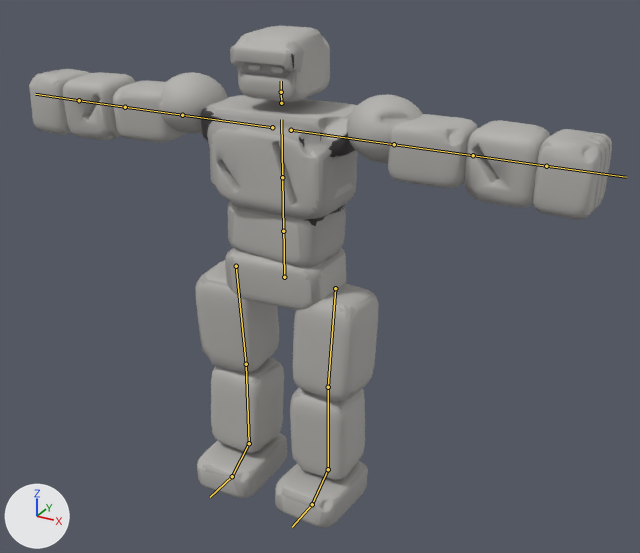
The FBX model Assets/Resources/Bodies/Golem.fbx as it was, and as the next commit left it.
Rendered twice from a camera (50 mm lens) standing at (0.841, -1.384, 1.192) and looking at (0.081, -0.001, 0.501). The lights are fixed; the arrows at lower left show +X, +Y and +Z. The picture after the commit comes second. The bones that bend it are drawn over the model as lines.

In view in the first picture: 'GolemMesh'.
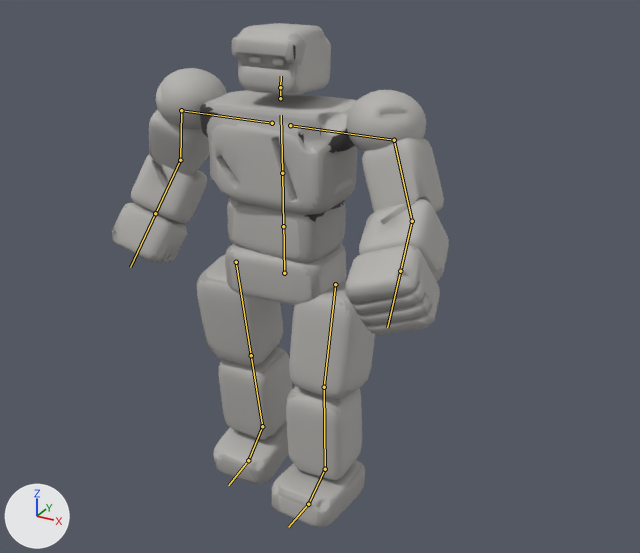
The newer file adds an action. The first version stands in its rest pose; the second is drawn at frame 6 of the action 'Golem|Challenge'.

What differs and where, as boxes [x1, y1, x2, y2] in the pictures (640 x 553 px):
'GolemMesh', posed (42% narrower)
    before: [29, 26, 612, 528]
    after: [112, 23, 449, 528]
bone 'Hips', root to tip
    before: (284, 277) to (283, 225)
    after: (284, 273) to (283, 221)
bone 'Neck', root to tip
    before: (281, 103) to (281, 92)
    after: (280, 98) to (280, 87)
bone 'Head', root to tip
    before: (281, 92) to (281, 81)
    after: (280, 87) to (281, 76)
bone 'LeftUpperArm', root to tip
    before: (394, 144) to (473, 155)
    after: (394, 140) to (412, 221)
bone 'LeftLowerArm', root to tip
    before: (473, 155) to (546, 166)
    after: (412, 221) to (400, 271)
bone 'RightUpperArm', root to tip
    before: (182, 115) to (125, 107)
    after: (181, 110) to (180, 160)
bone 'RightLowerArm', root to tip
    before: (125, 107) to (79, 100)
    after: (180, 160) to (155, 213)
bone 'LeftUpperLeg', root to tip
    before: (335, 288) to (328, 387)
    after: (335, 284) to (324, 387)
bone 'LeftLowerLeg', root to tip
    before: (328, 387) to (328, 469)
    after: (324, 387) to (325, 469)
bone 'RightUpperLeg', root to tip
    before: (236, 266) to (246, 364)
    after: (236, 262) to (251, 355)
bone 'RightLowerLeg', root to tip
    before: (246, 364) to (249, 443)
    after: (251, 355) to (262, 426)

What the commit changed:
Bone 'Hips' (bone_hips) moves from (0.0, 0.0, 0.0) to (0.0, 0.009, 0.0).
Bone 'Neck' (bone_neck) turns from (0, 0, 0) to (-2, 0, 0) degrees about its own x, y and z.
Bone 'Head' (bone_head) turns from (0, 0, 0) to (-4, 0, 0) degrees about its own x, y and z.
Bone 'LeftUpperArm' (bone_leftupperarm) turns from (0, 0, 0) to (-68, -14, 0) degrees about its own x, y and z.
Bone 'LeftLowerArm' (bone_leftlowerarm) turns from (0, 0, 0) to (0, 0, -51) degrees about its own x, y and z.
Bone 'RightUpperArm' (bone_rightupperarm) turns from (0, 0, 0) to (-68, -24, 0) degrees about its own x, y and z.
Bone 'RightLowerArm' (bone_rightlowerarm) turns from (0, 0, 0) to (0, 0, 51) degrees about its own x, y and z.
Bone 'LeftUpperLeg' (bone_leftupperleg) turns from (0, 0, 0) to (-4, 0, 0) degrees about its own x, y and z.
Bone 'LeftLowerLeg' (bone_leftlowerleg) turns from (0, 0, 0) to (6, 0, 0) degrees about its own x, y and z.
Bone 'RightUpperLeg' (bone_rightupperleg) turns from (0, 0, 0) to (5, 0, 0) degrees about its own x, y and z.
Bone 'RightLowerLeg' (bone_rightlowerleg) turns from (0, 0, 0) to (4, 0, 0) degrees about its own x, y and z.
